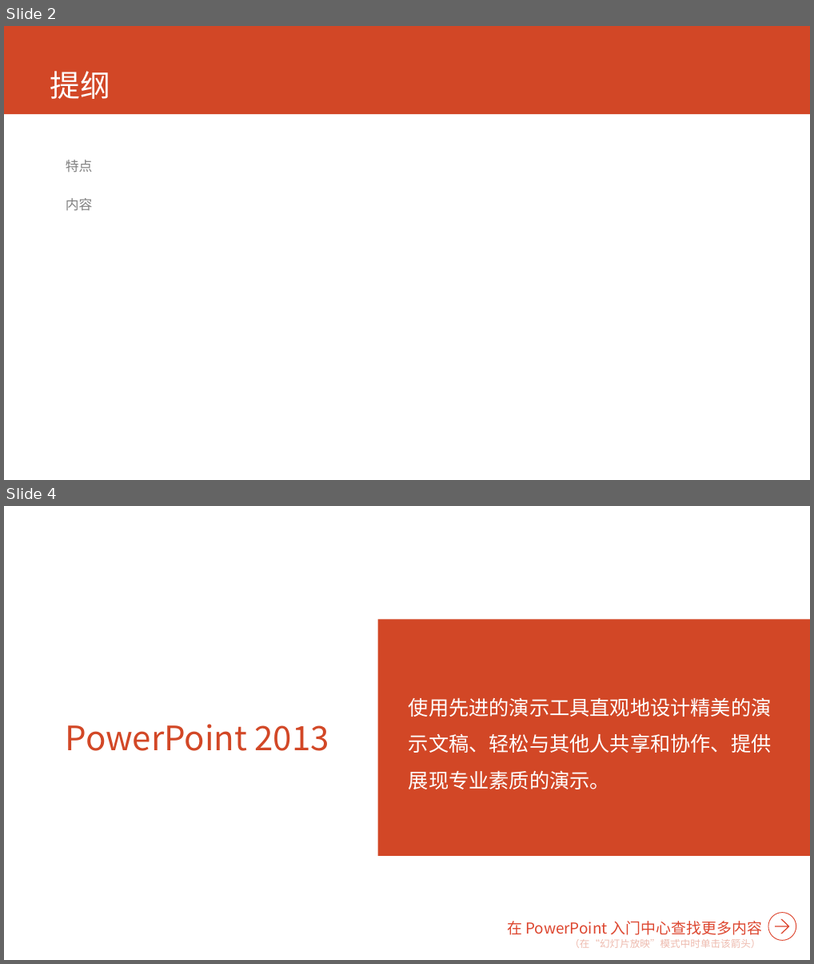
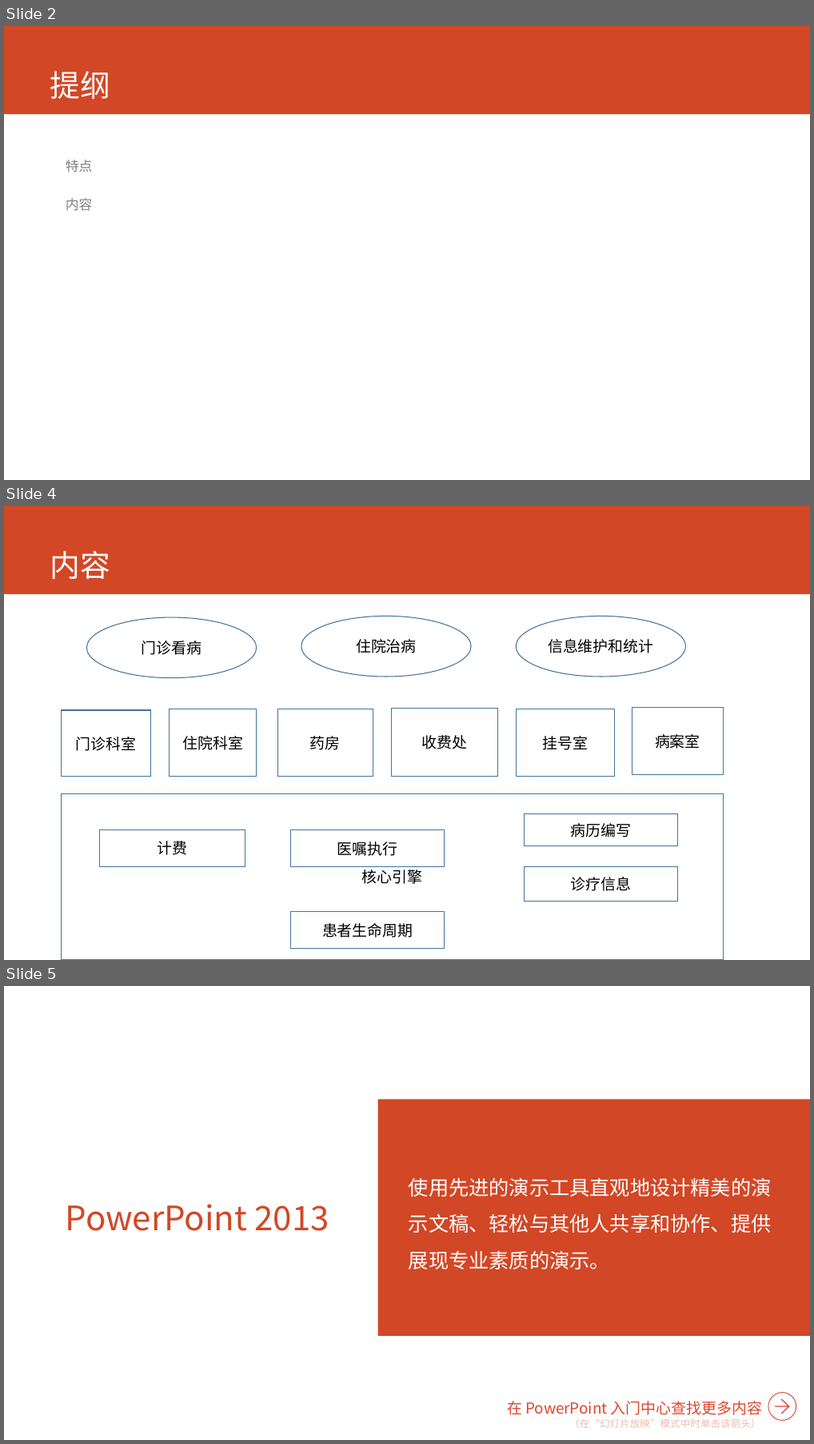
Before and after one commit to AppSecAI-TEST/hospital, a slide deck: doc/EVE新一代HIS核心系统.pptx. Shown one above the other, each under a label of ours: slides 2 and 4 before the commit, slides 2, 4 and 5 after it; the slides between them are not shown. The pictures are 814x964 and 814x1444 pixels, drawn with LibreOffice and Linux fonts; fonts in the diff are those of the drawing. Boxes give left, top, right and bottom in pixels: in the first picture for what was removed or moved away, otherwise in the second. Text is boxed around its words. In the diff, an @@ line names an element or a change of style, - is before the commit and + after.

```diff
--- a/doc/EVE新一代HIS核心系统.pptx
+++ b/doc/EVE新一代HIS核心系统.pptx
@@ slide 4 added at (4, 506, 810, 960), background #FFFFFF; not listed: 1 template element that a slide beside it also shows @@
@@ title added at (50, 551, 111, 579), 36 pt, text #FFFFFF @@
+内容
@@ ellipse added at (87, 617, 257, 678), outline #43739E 1 pt, 18 pt, text #000000 @@
+门诊看病
@@ ellipse added at (302, 616, 472, 676), outline #43739E 1 pt, 18 pt, text #000000 @@
+住院治病
@@ ellipse added at (516, 616, 686, 676), outline #43739E 1 pt, 18 pt, text #000000 @@
+信息维护和统计
@@ rectangle added at (62, 710, 151, 776), outline #43739E 1 pt, 18 pt, text #000000 @@
+门诊科室
@@ rectangle added at (170, 709, 257, 776), outline #43739E 1 pt, 18 pt, text #000000 @@
+住院科室
@@ rectangle added at (278, 709, 373, 776), outline #43739E 1 pt, 18 pt, text #000000 @@
+药房
@@ rectangle added at (392, 708, 498, 776), outline #43739E 1 pt, 18 pt, text #000000 @@
+收费处
@@ rectangle added at (516, 708, 615, 776), outline #43739E 1 pt, 18 pt, text #000000 @@
+挂号室
@@ rectangle added at (633, 708, 724, 775), outline #43739E 1 pt, 18 pt, text #000000 @@
+病案室
@@ rectangle added at (62, 794, 724, 960), outline #43739E 1 pt, 18 pt, text #000000 @@
+核心引擎
@@ rectangle added at (524, 814, 678, 845), outline #43739E 1 pt, 18 pt, text #000000 @@
+病历编写
@@ rectangle added at (99, 830, 246, 866), outline #43739E 1 pt, 18 pt, text #000000 @@
+计费
@@ rectangle added at (290, 830, 445, 867), outline #43739E 1 pt, 18 pt, text #000000 @@
+医嘱执行
@@ rectangle added at (524, 866, 678, 900), outline #43739E 1 pt, 18 pt, text #000000 @@
+诊疗信息
@@ rectangle added at (290, 912, 445, 948), outline #43739E 1 pt, 18 pt, text #000000 @@
+患者生命周期
@@ what was slide 4 is now slide 5 @@
```
Also in this commit, not shown: 1 slide changed.
